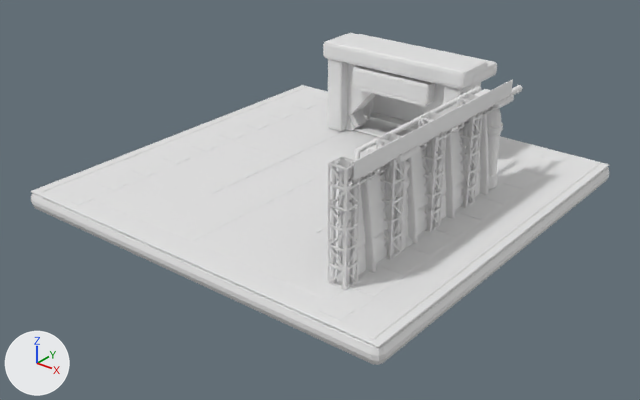
An edit to the FBX model Assets/_Game/Content/BlueprintWorldR1/Models/R1_CuttingFloor.fbx, drawn before and after from the same camera.
Both versions are drawn from a camera (50 mm lens) standing at (23.9, -30.6, 17.6) and looking at (0.5, -1.3, -0.6). Arrows for +X, +Y and +Z are at lower left; the lights stay in place. The picture after the commit comes second. Vertices at exactly the same position are counted once.

Before the edit, the objects in view are built like this:
```python
ob_cuttingfloor_floor_0 = bpy.data.objects.new('CuttingFloor_floor_0', me_куб_158)
ob_cuttingfloor_floor_0.location = (0.0, 0.0, 0.0)
ob_cuttingfloor_floor__2 = bpy.data.objects.new('CuttingFloor_floor_-2', me_куб_161)
ob_cuttingfloor_floor__2.location = (0.0, 0.0, 0.0)
ob_cuttingfloor_machinery_0 = bpy.data.objects.new('CuttingFloor_machinery_0', me_куб_199)
ob_cuttingfloor_machinery_0.location = (0.0, 0.0, 0.0)
ob_cuttingfloor_machinery_1 = bpy.data.objects.new('CuttingFloor_machinery_1', me_cube_036)
ob_cuttingfloor_machinery_1.location = (0.0, 0.0, 0.0)
ob_cuttingfloor_machinery__1 = bpy.data.objects.new('CuttingFloor_machinery_-1', me_cylinder_066)
ob_cuttingfloor_machinery__1.location = (0.0, 0.0, 0.0)
# also in view: 'CuttingFloor_architecture_-2' at (6.4, -6.1, 2.6); 'CuttingFloor_architecture_-1' at (6.2, -0.1, 2.6); 'CuttingFloor_floor_-1' at (0.0, -4.4, 0.0); 'CuttingFloor_floor_1' at (0.0, 7.0, 0.0); 'CuttingFloor_architecture_0' at (6.2, 1.6, 2.6)
```
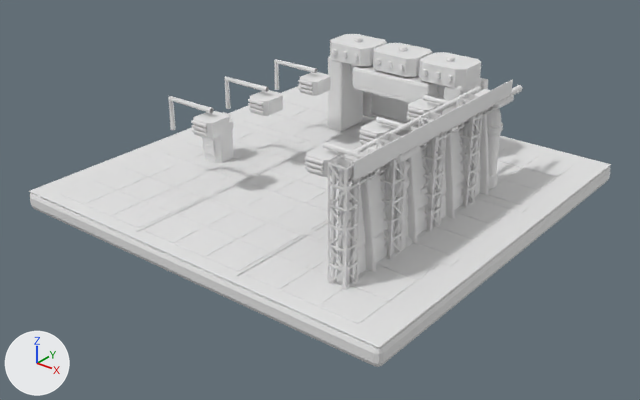
What differs and where, as boxes (x1, y1, x2, y2) in the pictures (640 x 400 px; the box of a moved part takes in the faces that stretch with it):
'CuttingFloor_floor_0', reshaped
    before: (31, 85, 609, 365)
    after: (29, 86, 611, 367)
'CuttingFloor_machinery_1', reshaped
    before: (323, 33, 497, 147)
    after: (328, 34, 488, 131)
'CuttingFloor_machinery_-1', reshaped (mostly hidden before)
    before: (369, 161, 413, 248)
    after: (168, 76, 427, 248)
'CuttingFloor_machinery_0', reshaped (24% taller)
    before: (212, 86, 482, 233)
    after: (213, 49, 482, 232)
'CuttingFloor_machinery_-2', added
    after: (191, 120, 324, 174)
part 1 of me_cylinder_066, added
    after: (168, 76, 283, 163)
part 2 of me_cylinder_066, added
    after: (307, 116, 427, 197)
part 3 of me_cube_036, moved or reshaped (not visible afterwards)
    before: (323, 33, 487, 90)
part 4 of me_cube_036, moved or reshaped (not visible afterwards)
    before: (359, 34, 497, 87)
part 5 of me_cube_036, moved or reshaped
    before: (363, 99, 422, 129)
    after: (363, 91, 421, 128)
part 6 of me_cube_036, rebuilt (mostly hidden before)
    before: (367, 101, 371, 119)
    after: (372, 93, 443, 126)
part 7 of me_cube_036, deleted
    before: (350, 95, 427, 128)
part 8 of me_cube_036, cut back
    before: (346, 63, 444, 147)
    after: (330, 34, 488, 97)
part 9 of me_куб_158, moved or reshaped (not visible afterwards)
    before: (234, 101, 413, 172)
part 10 of me_куб_158, moved or reshaped (not visible afterwards)
    before: (60, 92, 328, 207)
part 11 of me_куб_158, moved or reshaped
    before: (39, 86, 307, 193)
    after: (136, 118, 375, 232)
part 12 of me_куб_158, moved or reshaped
    before: (369, 162, 601, 340)
    after: (236, 216, 338, 276)
part 13 of me_куб_158, rebuilt
    before: (219, 130, 244, 140)
    after: (232, 125, 255, 141)
part 14 of me_куб_158, added
    after: (236, 114, 538, 212)
part 15 of me_куб_158, moved or reshaped
    before: (31, 90, 609, 365)
    after: (29, 86, 611, 367)
part 16 of me_куб_199, added
    after: (298, 83, 313, 89)
part 17 of me_куб_199, added
    after: (407, 107, 425, 114)
part 18 of me_куб_199, added
    after: (274, 49, 459, 179)
'CuttingFloor_floor_-2', unchanged, uncovered by the edit
    before: (64, 178, 387, 320)
    after: (60, 167, 441, 324)
'CuttingFloor_floor_1', unchanged, uncovered by the edit
    before: (269, 93, 569, 189)
    after: (242, 94, 574, 205)

What changed in the scene script:
```text
Change me_куб_158:
    remove me_куб_158.from_pydata(...)  # 615 vertices, 1182 faces; spans x -10.0..10.0, y -10.0..10.0, z -0.9..0.0
    add me_куб_158.from_pydata(...)  # 1046 vertices, 1928 faces; spans x -10.0..10.0, y -10.0..10.0, z -0.9..0.1
    me_куб_158 part 9: the loose piece of 44 vertices spanning x -6.8..-0.4, y 0.4..9.2, z 0.0 is scaled about its middle by (0.0146, 0.022, 0.371), then moved by (0.4, -2.8, 0.0)
    me_куб_158 part 10: the loose piece of 44 vertices spanning x -8.0..-6.8, y -9.6..9.6, z 0.0 is scaled about its middle by (0.075, 0.01, 0.371), then moved by (-1.0, 3.1, 0.0)
    me_куб_158 part 11: the loose piece of 56 vertices spanning x -9.5..-9.3, y -9.7..9.7, z -0.3..0.0 is scaled about its middle by (0.642, 0.982, 0.0523), then moved by (6.5, 0.0, 0.2)
    me_куб_158 part 12: the loose piece of 56 vertices spanning x 9.3..9.5, y -9.7..9.7, z -0.3..0.0 is scaled about its middle by (0.642, 0.982, 0.0523), then moved by (-6.5, 0.0, 0.2)
    me_куб_158 part 13: the loose piece of 56 vertices spanning x -7.9..-6.9, y 0.6..1.5, z 0.0 is rebuilt with 16 vertices and now spans x -8.5..-6.7, y 0.5..2.1, z 0.0
    me_куб_158 part 14: 288 vertices added at x -8.5..8.5, y 0.5..4.8, z -0.1..0.1
    me_куб_158 part 15: 24 vertices moved within x -9.9..9.9, y -9.9..9.9, z -0.1..0.0; 72 vertices removed from x -10.0..10.0, y -10.0..10.0, z -0.9..0.0; 69 vertices added at x -10.0..10.0, y -10.0..10.0, z -0.9..0.0
    other edits to the shape of me_куб_158 do not show in these pictures
Change me_куб_199:
    remove me_куб_199.from_pydata(...)  # 216 vertices, 388 faces; spans x -3.14..6.13, y -4.81..5.18, z 0.0..4.22
    add me_куб_199.from_pydata(...)  # 1488 vertices, 2804 faces; spans x -5.98..6.13, y -4.81..5.18, z -0.28..4.57
    me_куб_199 part 16: the loose piece of 56 vertices spanning x -2.19..2.19, y 4.79..4.98, z 2.7..2.91 is copied, and the copy is scaled about its middle by (0.198, 0.691, 0.499), then moved by (-3.27, -2.66, 0.48); it spans x -3.72..-2.83, y 2.16..2.28, z 3.23..3.34
    me_куб_199 part 17: the loose piece of 56 vertices spanning x -2.19..2.19, y 4.79..4.98, z 2.7..2.91 is copied, and the copy is scaled about its middle by (0.198, 0.691, 0.499), then moved by (3.27, -2.66, 0.68); it spans x 2.83..3.72, y 2.16..2.28, z 3.43..3.54
    me_куб_199 part 18: 824 vertices added at x -5.98..5.98, y -0.13..4.9, z -0.28..4.57
    other edits to the shape of me_куб_199 do not show in these pictures
Change me_cube_036:
    remove me_cube_036.from_pydata(...)  # 1700 vertices, 2890 faces; spans x -4.27..4.27, y 4.74..8.07, z 0.0..4.89
    remove me_cube_036.materials.append(mat_r1_trim1)  # white #e7e7e7
    remove me_cube_036.materials.append(mat_r1_trim2)  # white #e7e7e7
    add me_cube_036.from_pydata(...)  # 2700 vertices, 5186 faces; spans x -4.35..4.35, y 4.77..7.53, z 0.0..5.08
    me_cube_036 part 3: the loose piece of 56 vertices spanning x -4.23..4.23, y 4.74..7.1, z 3.95..4.89 is scaled about its middle by (0.0519, 0.0536, 0.103), then moved by (-3.58, -0.61, -2.46)
    me_cube_036 part 4: the loose piece of 56 vertices spanning x -4.27..4.27, y 5.48..8.07, z 3.89..4.61 is scaled about its middle by (0.0515, 0.0488, 0.145), then moved by (3.58, -1.47, -3.4)
    me_cube_036 part 5: the loose piece of 52 vertices spanning x -3.5..3.5, y 7.34..7.6, z 0.26..3.32 is scaled about its middle by (1, 1, 0.833), then moved by (0.0, -0.07, -0.25)
    me_cube_036 part 6: the loose piece of 46 vertices spanning x -3.02..3.02, y 7.16..7.34, z 0.17..4.01 is rebuilt with 4 vertices and now spans x -2.89..2.89, y 7.39, z 0.26..2.57
    me_cube_036 part 7: 9 loose pieces with 424 vertices, spanning x -3.68..3.68, y 4.96..7.47, z 0.21..4.33, are deleted
    me_cube_036 part 8: 94 vertices removed from x -3.85..3.85, y 5.41..6.42, z 0.0..4.51; 1360 vertices added at x -4.35..4.35, y 4.85..7.49, z 0.34..5.08
    other edits to the shape of me_cube_036 do not show in these pictures
Change me_cylinder_066:
    remove me_cylinder_066.from_pydata(...)  # 1034 vertices, 2034 faces; spans x 4.23..6.85, y -4.59..-2.07, z 0.04..3.7
    add me_cylinder_066.from_pydata(...)  # 2738 vertices, 5210 faces; spans x -6.44..6.85, y -5.14..-0.04, z 0.0..4.05
    me_cylinder_066 part 1: 852 vertices added at x -6.44..-2.68, y -5.14..-0.04, z 0.0..4.05
    me_cylinder_066 part 2: 852 vertices added at x 2.68..6.44, y -5.14..-0.04, z 0.0..4.05
Add ob_cuttingfloor_machinery__2:
    ob_cuttingfloor_machinery__2 = bpy.data.objects.new('CuttingFloor_machinery_-2', me_куб_503)  # 560 vertices, 1080 faces; spans x -3.72..3.72, y -5.24..-4.98, z 3.0..3.54; in mat_r1_industrial (white #e7e7e7)
    ob_cuttingfloor_machinery__2.location = (0.0, 0.0, 0.0)
```
